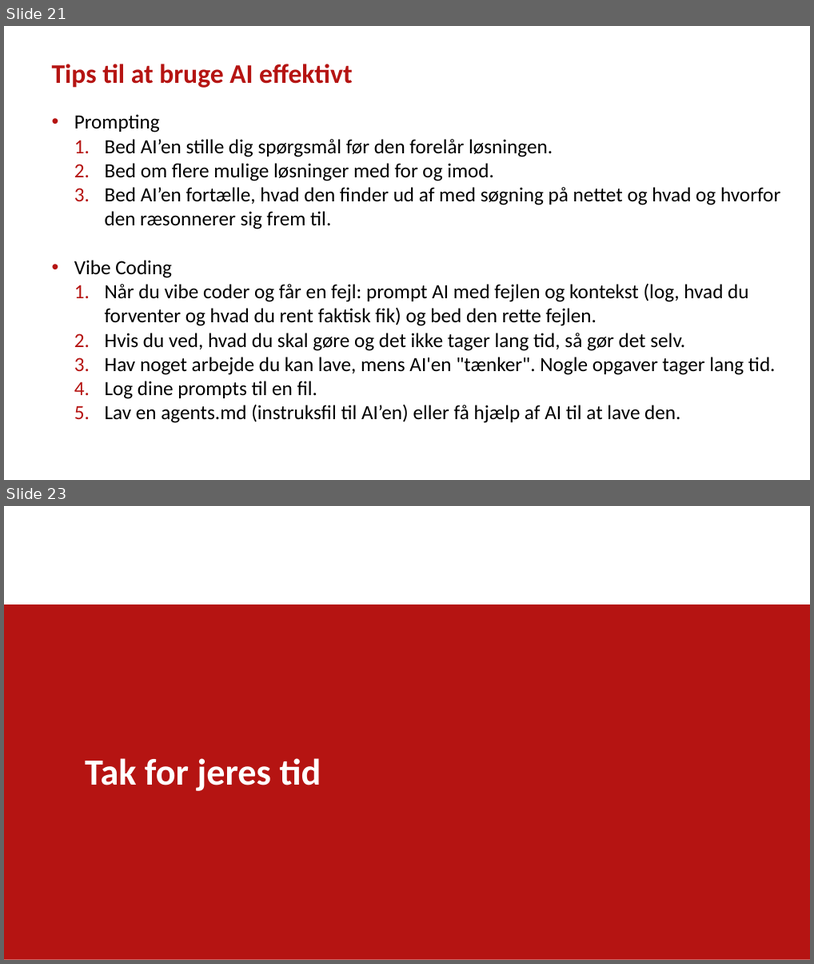
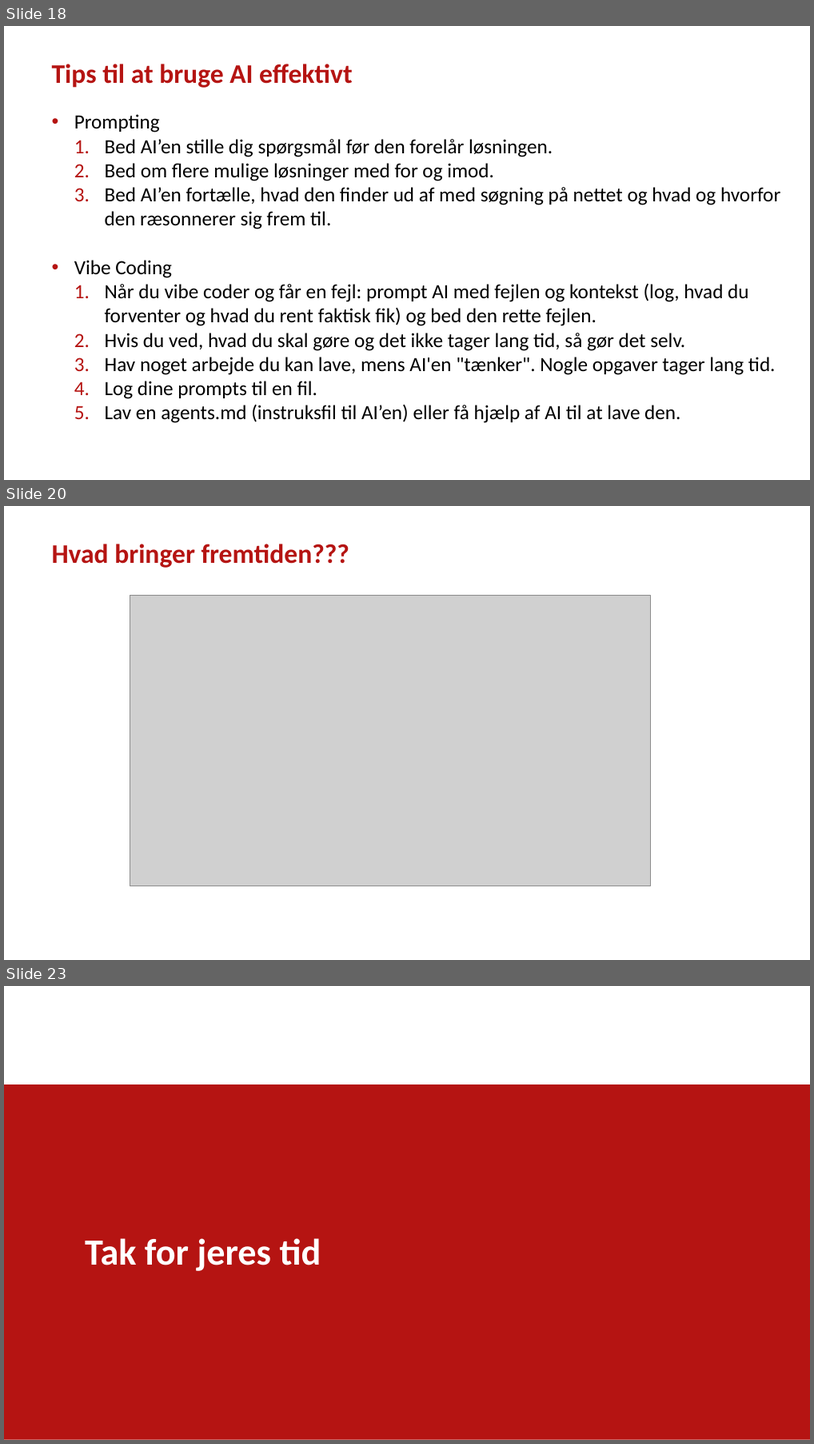
Before and after one commit to steenhulthin/DEK26_Vibe-coding-AI-assisteret-udvikling-og-ArcGIS, a slide deck: Vibe coding og AI-assisteret udvikling af geodata-dashboards - Steen Hulthin Rasmussen - SSI - 14.11.2025.pptx. Shown one above the other, each under a label of ours: slides 21 and 23 before the commit, slides 18, 20 and 23 after it; the slides between them are not shown. The pictures are 814x964 and 814x1444 pixels, drawn with LibreOffice and Linux fonts; fonts in the diff are those of the drawing; grey boxes stand for pictures; background and template pictures are left out. Boxes give left, top, right and bottom in pixels: in the first picture for what was removed or moved away, otherwise in the second. Text is boxed around its words. In the diff, an @@ line names an element or a change of style, - is before the commit and + after.

```diff
--- a/Vibe coding og AI-assisteret udvikling af geodata-dashboards - Steen Hulthin Rasmussen - SSI - 14.11.2025.pptx
+++ b/Vibe coding og AI-assisteret udvikling af geodata-dashboards - Steen Hulthin Rasmussen - SSI - 14.11.2025.pptx
@@ slide 20 added at (4,506,810,960), background #FFFFFF @@
@@ title added at (52,544,350,568), 32 pt, text #B51412, bold @@
+Hvad bringer fremtiden???
@@ picture added at (130,595,650,885) @@
@@ what was slide 21 is now slide 18 @@
```
Also in this commit, not shown: 4 slides changed, 4 other slides added, 5 slides removed, 3 other files.
